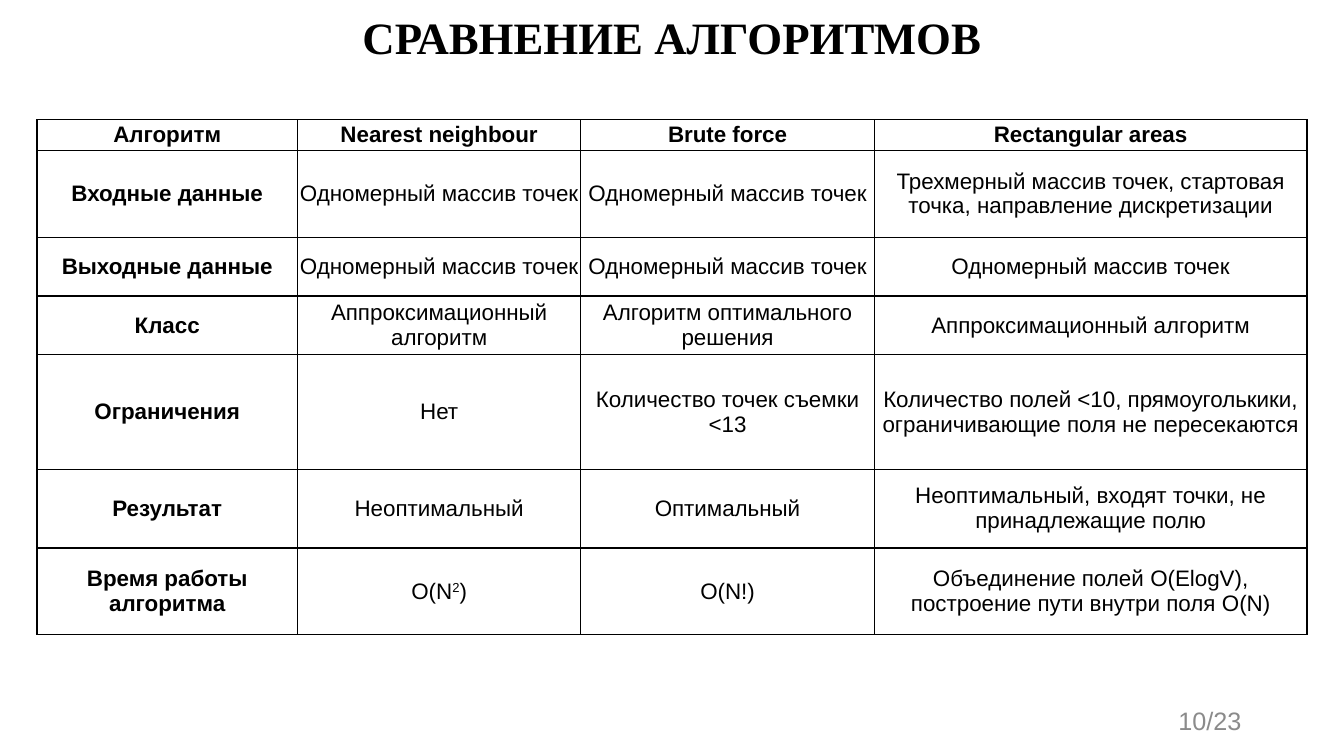
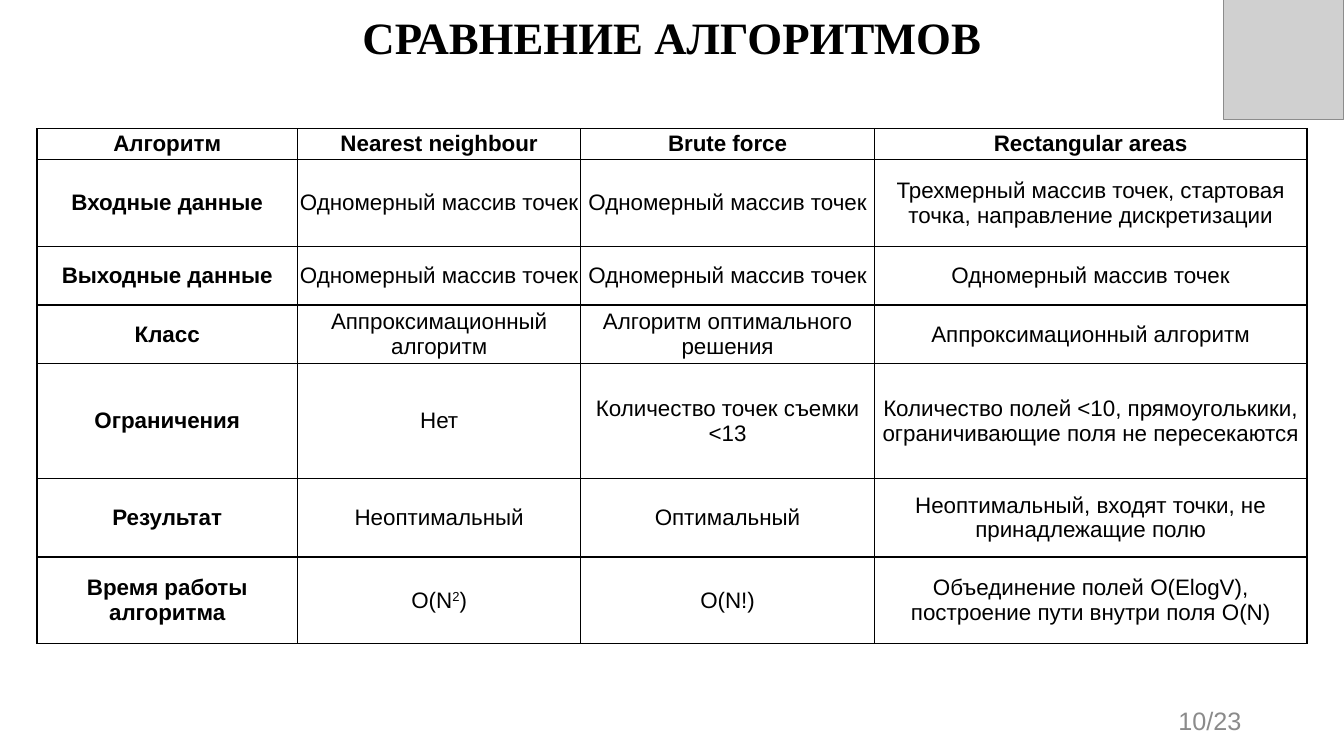
Before and after one commit to evgenkot/uav-route-calculation, a slide deck: slide 10 of doc/GQW/Raschupkin_EV_UAV_Route_Planning.pptx. Drawn at 1344x756 pixels with LibreOffice and Linux fonts; fonts in the diff are those of the drawing; grey boxes stand for pictures. Boxes give left, top, right and bottom in pixels: in the first picture for what was removed or moved away, otherwise in the second. Text is boxed around its words. In the diff, an @@ line names an element or a change of style, - is before the commit and + after.

```diff
--- a/doc/GQW/Raschupkin_EV_UAV_Route_Planning.pptx
+++ b/doc/GQW/Raschupkin_EV_UAV_Route_Planning.pptx
@@ picture added at bbox=[1224, 0, 1344, 120] @@
@@ table: place and size @@
-table at bbox=[37, 120, 1308, 635]
+table at bbox=[37, 129, 1308, 644]
```
Also in this commit, not shown: 22 other slides changed.
